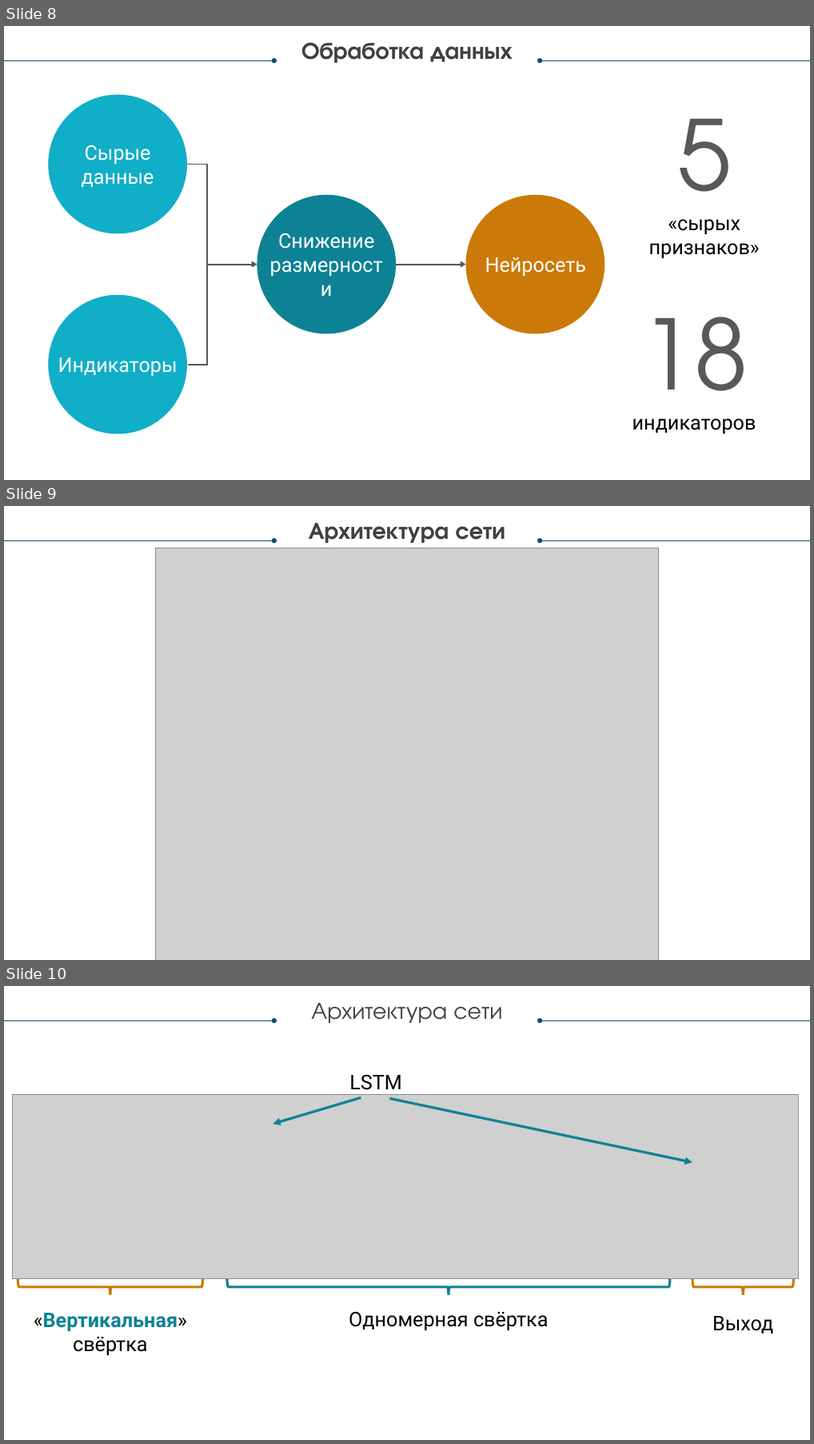
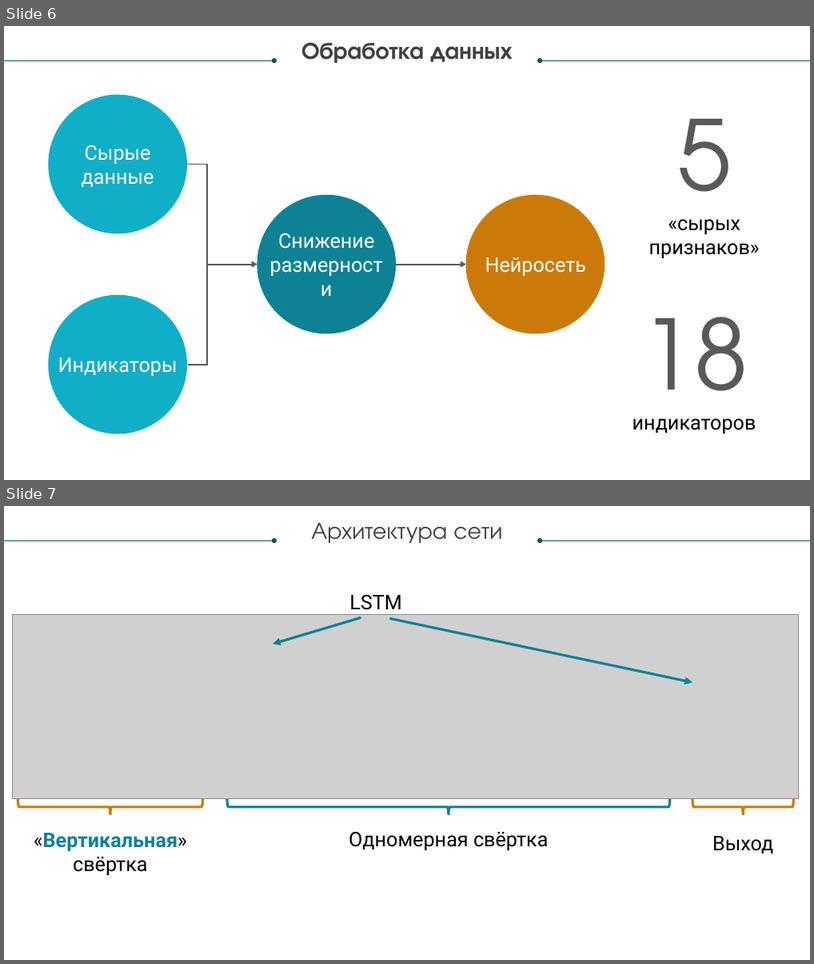
Before and after one commit to andtun/TradingBot-CourseWork, a slide deck: presentation.pptx. Shown one above the other, each under a label of ours: slides 8, 9 and 10 before the commit, slides 6 and 7 after it. The pictures are 814x1444 and 814x964 pixels, drawn with LibreOffice and Linux fonts; fonts in the diff are those of the drawing; grey boxes stand for pictures. Boxes give left, top, right and bottom in pixels: in the first picture for what was removed or moved away, otherwise in the second. Text is boxed around its words. In the diff, an @@ line names an element or a change of style, - is before the commit and + after.

```diff
--- a/presentation.pptx
+++ b/presentation.pptx
@@ slide 9 removed at <box>4,506,810,960</box>, background #FFFFFF @@
@@ text removed at <box>309,523,506,543</box> @@
-Архитектура сети
@@ arrow removed from (4, 540) to (274, 540) @@
@@ picture removed at <box>156,548,659,960</box> @@
@@ arrow removed from (810, 540) to (540, 540) @@
@@ what was slide 8 is now slide 6 @@
@@ what was slide 10 is now slide 7 @@
```
Also in this commit, not shown: 1 slide changed, 5 other slides removed, 1 other file.
